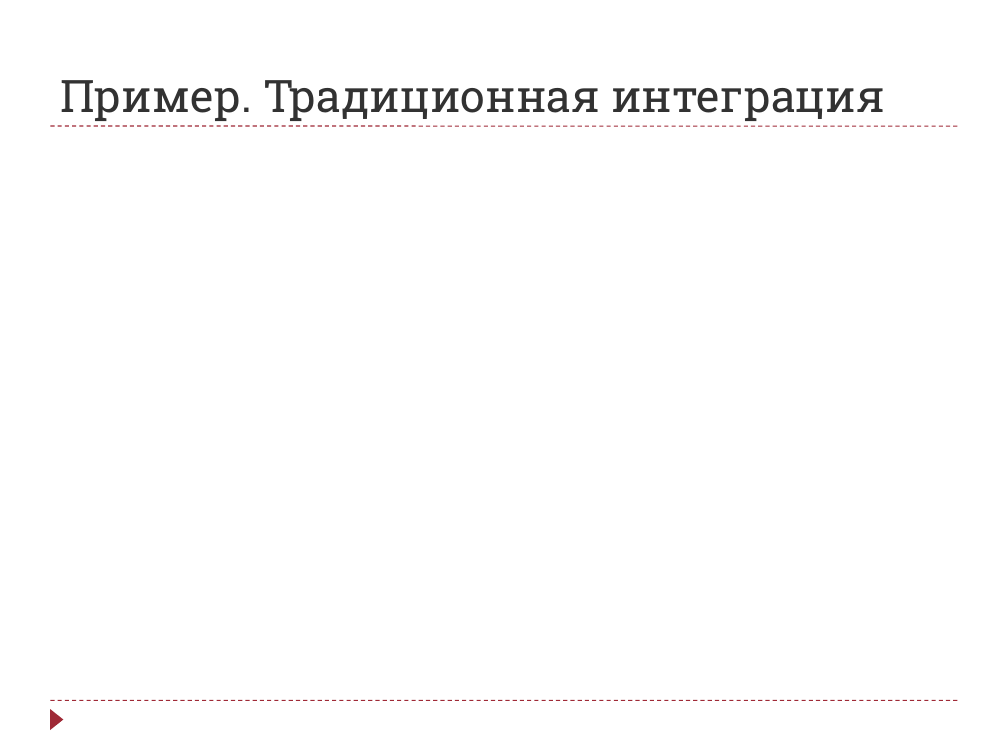
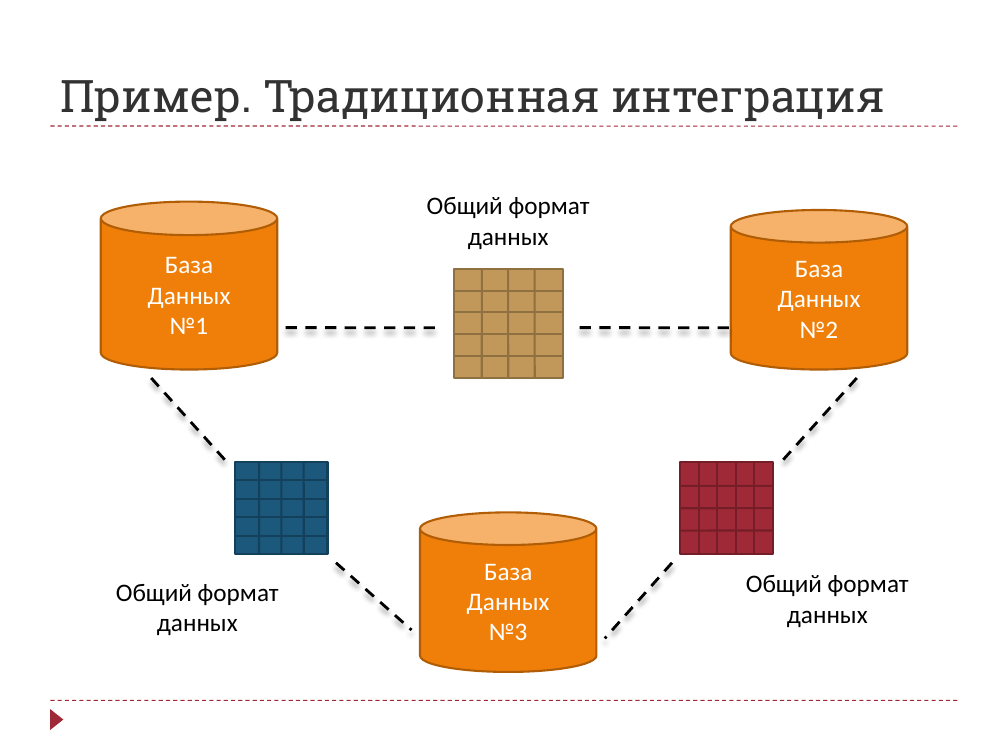
Before and after one commit to arthan1011/diploma, a slide deck: slide 8 of Semantic Presentation.pptx. Drawn at 1008x756 pixels with LibreOffice and Linux fonts; fonts in the diff are those of the drawing. Boxes give left, top, right and bottom in pixels: in the first picture for what was removed or moved away, otherwise in the second. Text is boxed around its words. In the diff, an @@ line names an element or a change of style, - is before the commit and + after.

```diff
--- a/Semantic Presentation.pptx
+++ b/Semantic Presentation.pptx
@@ cylinder added at [101,202,277,370], fill #F07F09, outline #B25E07 1.5 pt, 18 pt, text #FFFFFF @@
+База
+Данных
+№1
@@ cylinder added at [731,210,907,369], fill #F07F09, outline #B25E07 1.5 pt, 18 pt, text #FFFFFF @@
+База
+Данных
+№2
@@ group added at [285,197,731,378]: 5 lines, 3 rectangles, 1 text @@
+Общий формат
+данных
@@ cylinder added at [420,512,597,671], fill #F07F09, outline #B25E07 1.5 pt, 18 pt, text #FFFFFF @@
+База
+Данных
+№3
@@ group added at [116,378,411,635]: 5 lines, 3 rectangles, 1 text @@
+Общий формат
+данных
@@ group added at [605,378,909,638]: 5 lines, 3 rectangles, 1 text @@
+Общий формат
+данных
```
Also in this commit, not shown: 1 other slide changed, 1 slide added.
